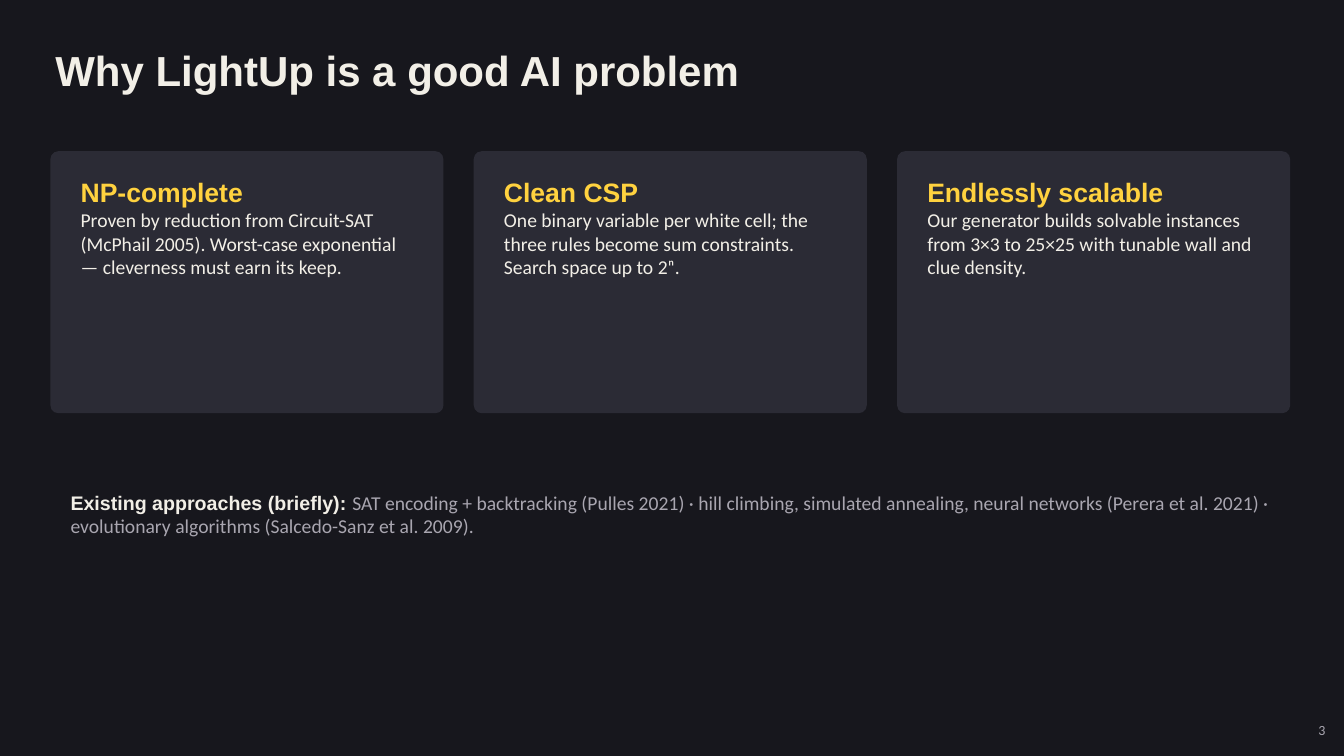
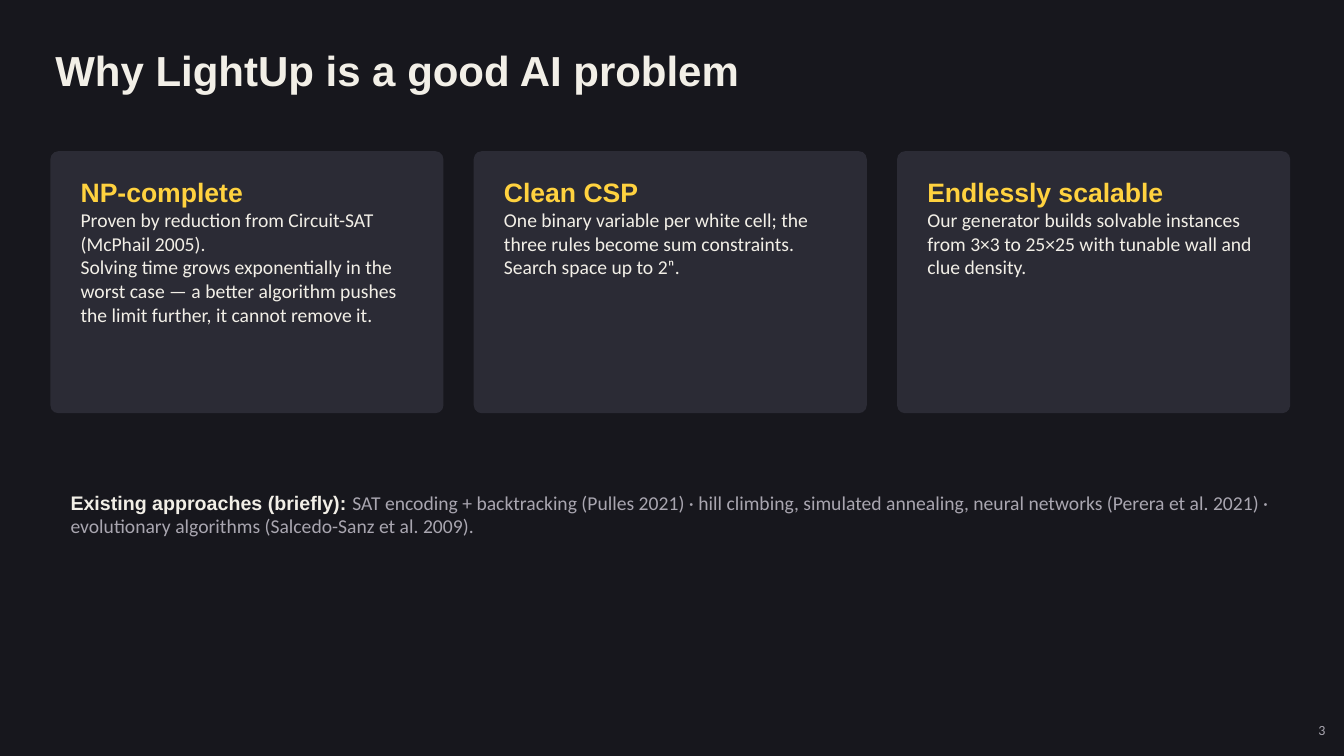
Before and after one commit to AnnieBaghumyan/LightUp, a slide deck: slide 3 of docs/presentation.pptx. Drawn at 1344x756 pixels with LibreOffice and Linux fonts; fonts in the diff are those of the drawing. Boxes give left, top, right and bottom in pixels: in the first picture for what was removed or moved away, otherwise in the second. Text is boxed around its words. In the diff, an @@ line names an element or a change of style, - is before the commit and + after.

```diff
--- a/docs/presentation.pptx
+++ b/docs/presentation.pptx
@@ text at bbox=[81, 213, 396, 325]: text changed @@
-Proven by reduction from Circuit-SAT (McPhail 2005). Worst-case exponential — cleverness must earn its keep.
+Proven by reduction from Circuit-SAT (McPhail 2005).
+Solving time grows exponentially in the worst case — a better algorithm pushes the limit further, it cannot remove it.
```
Also in this commit, not shown: 1 other slide changed, 1 other file.
